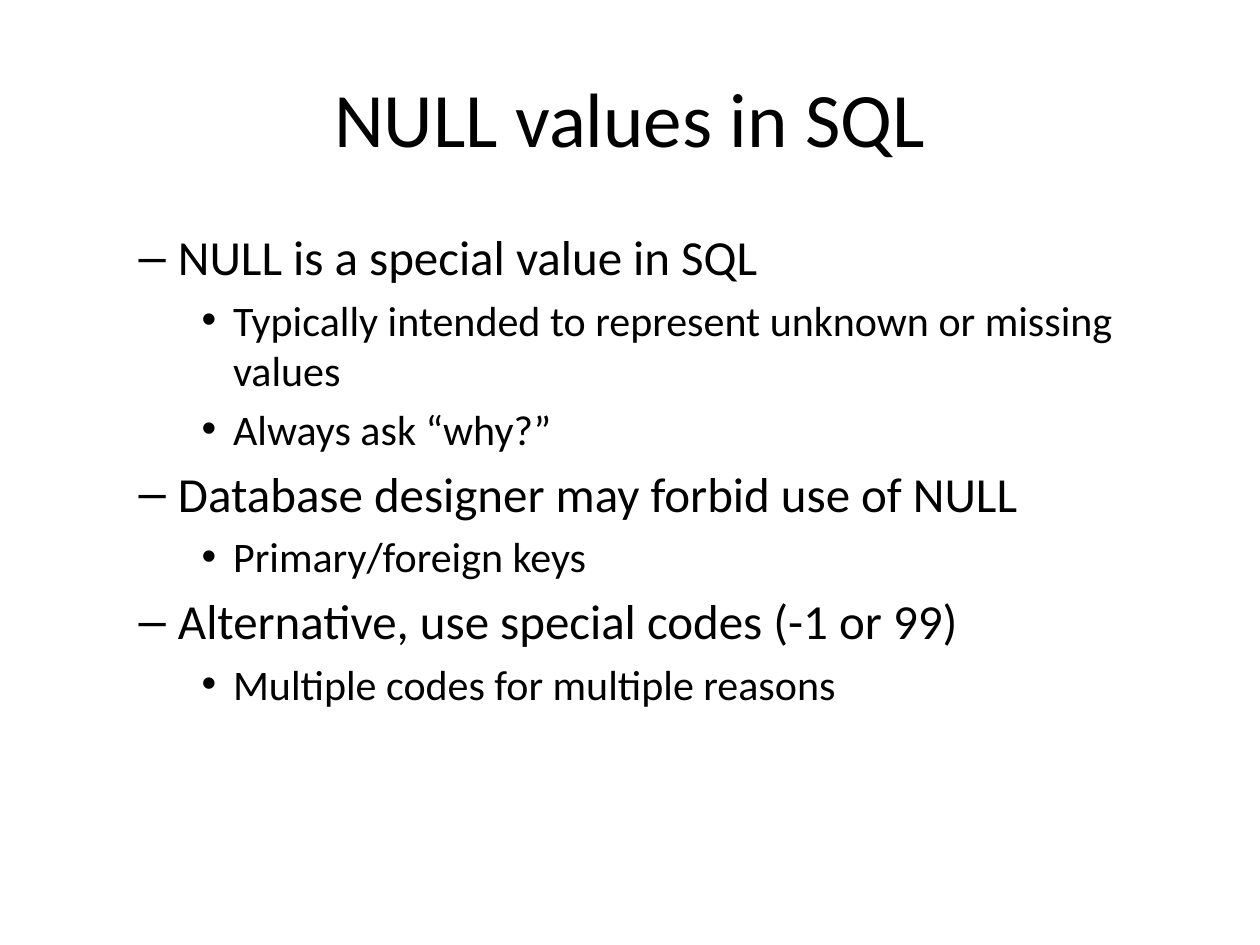
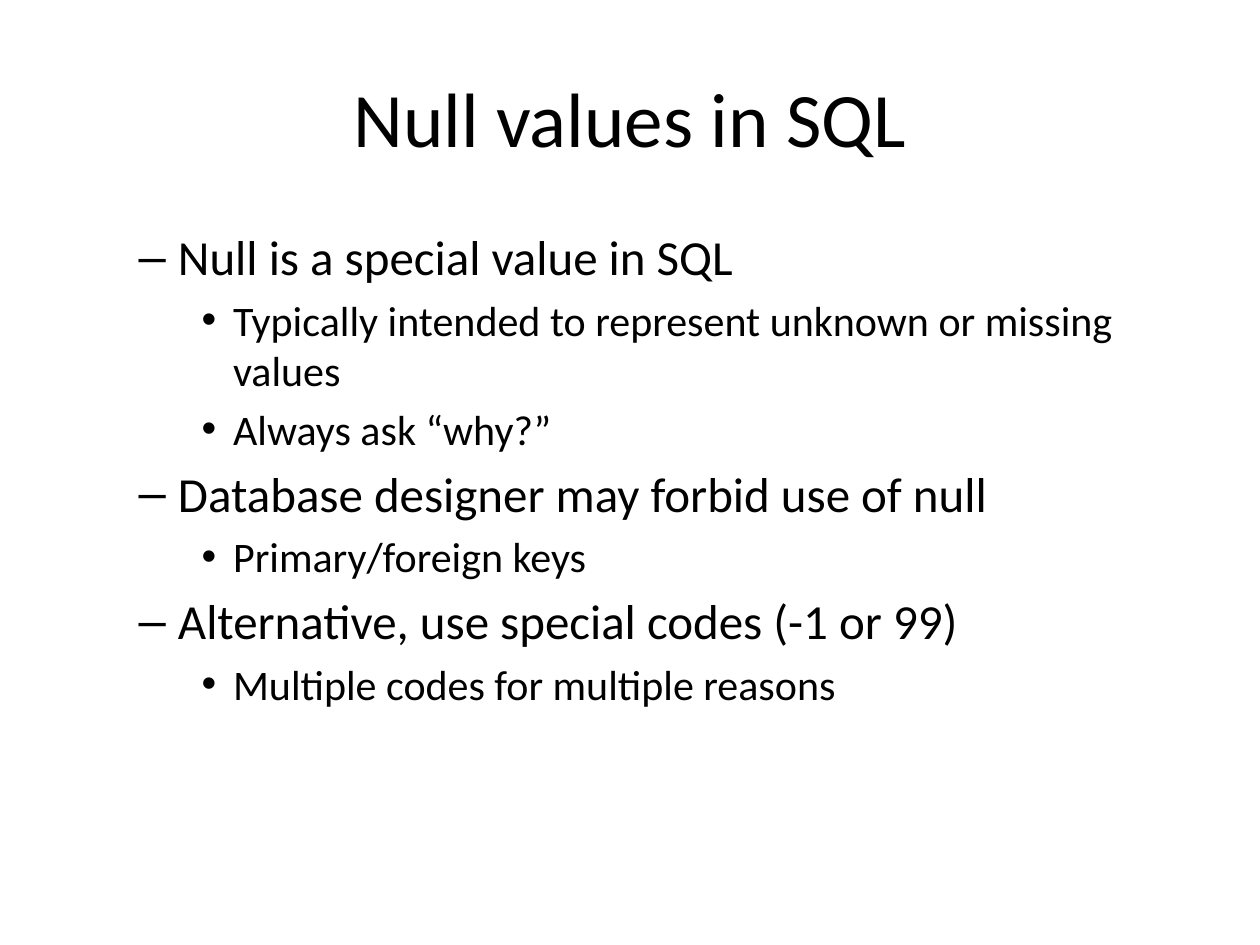
Before and after one commit to pmean/introduction-to-sql, a slide deck: slide 2 of src/null-values.pptx. Drawn at 1260x945 pixels with LibreOffice and Linux fonts; fonts in the diff are those of the drawing. Boxes give left, top, right and bottom in pixels: in the first picture for what was removed or moved away, otherwise in the second. Text is boxed around its words. In the diff, an @@ line names an element or a change of style, - is before the commit and + after.

Commit message:
Split null-values lecture into two parts

```diff
--- a/src/null-values.pptx
+++ b/src/null-values.pptx
@@ title at (353,93,905,158): text changed @@
-NULL values in SQL
+Null values in SQL
@@ text at (178,241,733,283): text changed @@
-  – NULL is a special value in SQL
+  – Null is a special value in SQL
@@ text at (178,478,987,521): text changed @@
-  – Database designer may forbid use of NULL
+  – Database designer may forbid use of null
```
Also in this commit, not shown: 7 other slides changed, 5 slides added, 1 other file.
